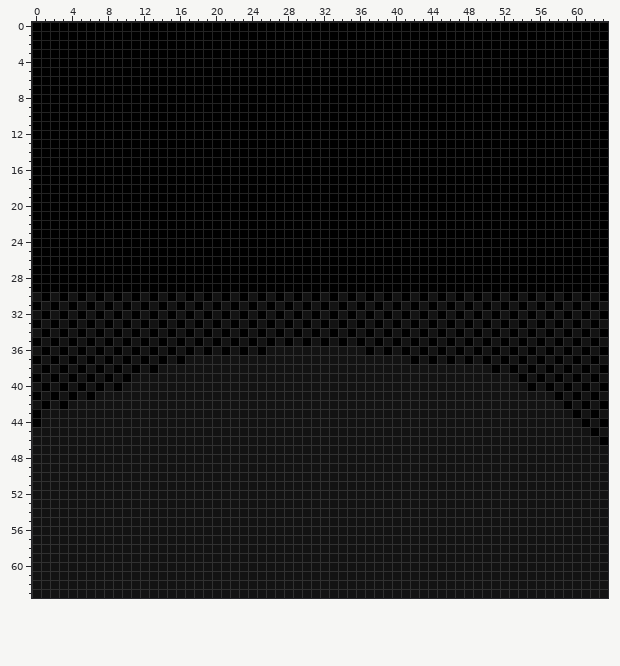
One commit to this pixel-art file: Assets/Assets/Sprites/Aseprite/Pickup.aseprite. Above: the version before the commit.
64x64 pixels, 1 frame.
New version:
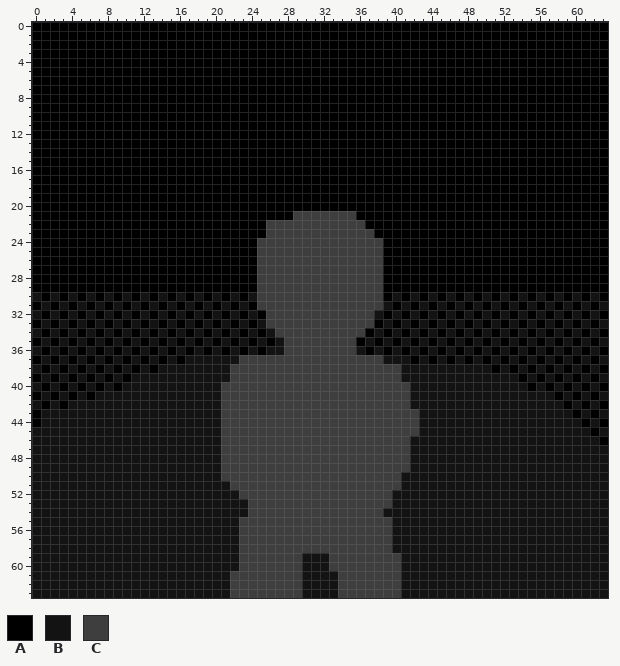
Palette (. is transparent): A #000000  B #131313  C #3e3e3e
Change:
layer "Layer 3" added
--- layer "Layer 3"
@@ x 19..44 @@
 20 AAAAAAAAAAAAAAAAAAAAAAAAAA
-21 AAAAAAAAAAAAAAAAAAAAAAAAAA
-22 AAAAAAAAAAAAAAAAAAAAAAAAAA
-23 AAAAAAAAAAAAAAAAAAAAAAAAAA
-24 AAAAAAAAAAAAAAAAAAAAAAAAAA
-25 AAAAAAAAAAAAAAAAAAAAAAAAAA
-26 AAAAAAAAAAAAAAAAAAAAAAAAAA
-27 AAAAAAAAAAAAAAAAAAAAAAAAAA
-28 AAAAAAAAAAAAAAAAAAAAAAAAAA
-29 AAAAAAAAAAAAAAAAAAAAAAAAAA
-30 ABABABABABABABABABABABABAB
-31 BABABABABABABABABABABABABA
-32 ABABABABABABABABABABABABAB
-33 BABABABABABABABABABABABABA
-34 ABABABABABABABABABABABABAB
-35 BABABABABABABABABABABABABA
-36 ABABABABBBBBBBBBBBABABABAB
-37 BBBBBBBBBBBBBBBBBBBBBBBABA
-38 BBBBBBBBBBBBBBBBBBBBBBBBBB
-39 BBBBBBBBBBBBBBBBBBBBBBBBBB
-40 BBBBBBBBBBBBBBBBBBBBBBBBBB
-41 BBBBBBBBBBBBBBBBBBBBBBBBBB
-42 BBBBBBBBBBBBBBBBBBBBBBBBBB
-43 BBBBBBBBBBBBBBBBBBBBBBBBBB
-44 BBBBBBBBBBBBBBBBBBBBBBBBBB
-45 BBBBBBBBBBBBBBBBBBBBBBBBBB
-46 BBBBBBBBBBBBBBBBBBBBBBBBBB
-47 BBBBBBBBBBBBBBBBBBBBBBBBBB
-48 BBBBBBBBBBBBBBBBBBBBBBBBBB
-49 BBBBBBBBBBBBBBBBBBBBBBBBBB
-50 BBBBBBBBBBBBBBBBBBBBBBBBBB
-51 BBBBBBBBBBBBBBBBBBBBBBBBBB
-52 BBBBBBBBBBBBBBBBBBBBBBBBBB
-53 BBBBBBBBBBBBBBBBBBBBBBBBBB
-54 BBBBBBBBBBBBBBBBBBBBBBBBBB
-55 BBBBBBBBBBBBBBBBBBBBBBBBBB
-56 BBBBBBBBBBBBBBBBBBBBBBBBBB
-57 BBBBBBBBBBBBBBBBBBBBBBBBBB
-58 BBBBBBBBBBBBBBBBBBBBBBBBBB
-59 BBBBBBBBBBBBBBBBBBBBBBBBBB
-60 BBBBBBBBBBBBBBBBBBBBBBBBBB
-61 BBBBBBBBBBBBBBBBBBBBBBBBBB
-62 BBBBBBBBBBBBBBBBBBBBBBBBBB
-63 BBBBBBBBBBBBBBBBBBBBBBBBBB
+21 AAAAAAAAAACCCCCCCAAAAAAAAA
+22 AAAAAAACCCCCCCCCCCAAAAAAAA
+23 AAAAAAACCCCCCCCCCCCAAAAAAA
+24 AAAAAACCCCCCCCCCCCCCAAAAAA
+25 AAAAAACCCCCCCCCCCCCCAAAAAA
+26 AAAAAACCCCCCCCCCCCCCAAAAAA
+27 AAAAAACCCCCCCCCCCCCCAAAAAA
+28 AAAAAACCCCCCCCCCCCCCAAAAAA
+29 AAAAAACCCCCCCCCCCCCCAAAAAA
+30 ABABABCCCCCCCCCCCCCCABABAB
+31 BABABACCCCCCCCCCCCCCBABABA
+32 ABABABACCCCCCCCCCCCBABABAB
+33 BABABABCCCCCCCCCCCCABABABA
+34 ABABABABCCCCCCCCCCABABABAB
+35 BABABABABCCCCCCCCABABABABA
+36 ABABABABBCCCCCCCCBABABABAB
+37 BBBBCCCCCCCCCCCCCCCCBBBABA
+38 BBBCCCCCCCCCCCCCCCCCCCBBBB
+39 BBBCCCCCCCCCCCCCCCCCCCBBBB
+40 BBCCCCCCCCCCCCCCCCCCCCCBBB
+41 BBCCCCCCCCCCCCCCCCCCCCCBBB
+42 BBCCCCCCCCCCCCCCCCCCCCCBBB
+43 BBCCCCCCCCCCCCCCCCCCCCCCBB
+44 BBCCCCCCCCCCCCCCCCCCCCCCBB
+45 BBCCCCCCCCCCCCCCCCCCCCCCBB
+46 BBCCCCCCCCCCCCCCCCCCCCCBBB
+47 BBCCCCCCCCCCCCCCCCCCCCCBBB
+48 BBCCCCCCCCCCCCCCCCCCCCCBBB
+49 BBCCCCCCCCCCCCCCCCCCCCCBBB
+50 BBCCCCCCCCCCCCCCCCCCCCBBBB
+51 BBBCCCCCCCCCCCCCCCCCCCBBBB
+52 BBBBCCCCCCCCCCCCCCCCCBBBBB
+53 BBBBBCCCCCCCCCCCCCCCCBBBBB
+54 BBBBBCCCCCCCCCCCCCCCBBBBBB
+55 BBBBCCCCCCCCCCCCCCCCCBBBBB
+56 BBBBCCCCCCCCCCCCCCCCCBBBBB
+57 BBBBCCCCCCCCCCCCCCCCCBBBBB
+58 BBBBCCCCCCCCCCCCCCCCCBBBBB
+59 BBBBCCCCCCCBBBCCCCCCCCBBBB
+60 BBBBCCCCCCCBBBCCCCCCCCBBBB
+61 BBBCCCCCCCCBBBBCCCCCCCBBBB
+62 BBBCCCCCCCCBBBBCCCCCCCBBBB
+63 BBBCCCCCCCCBBBBCCCCCCCBBBB
